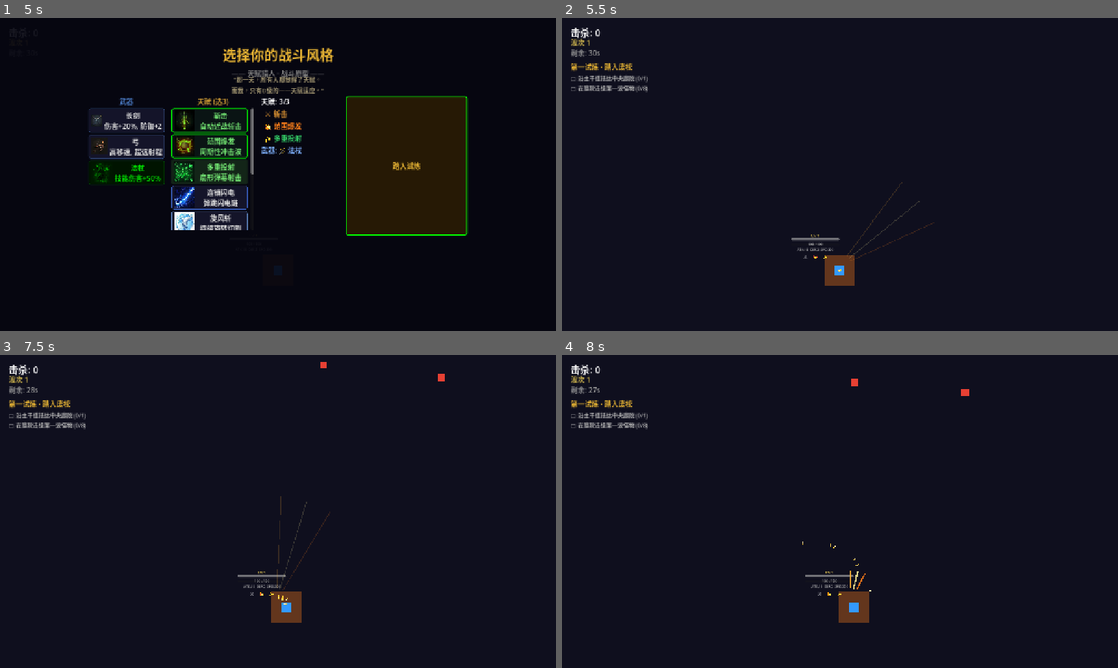
Above: before the commit, frames 1-4 (two rows, left to right).
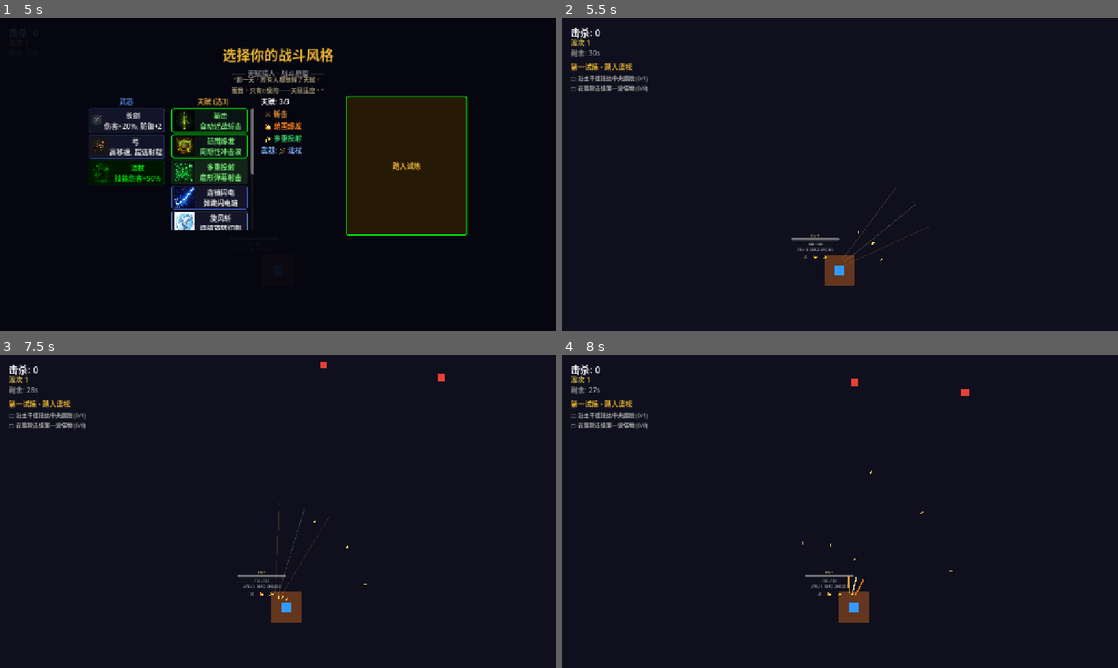
Above: after the commit, the same moments.

Repository: HenruiC/Starforge
Game: Godot game, scene res://scenes/main.tscn
Same seed, same stepped clock (60 frames per second), same inputs: the game is played once before the commit and once after it.
Inputs (mouse positions are in pixels of both pictures, inside the frame that each line leads up to):
- Up to frame 1 (5 s): click "长剑 伤害+20%, 防御+2" at 0.5 s; click "弓 高移速, 超远射程" at 1.25 s; click "法杖 技能伤害+50%" at 2 s; click "斩击 自动近战斩击" at 2.75 s; click "范围爆发 周期性冲击波" at 3.5 s; click "多重投射 扇形弹幕射击" at 4.25 s
- Up to frame 2 (5.5 s): click "踏入试炼" at 5 s
- Up to frame 3 (7.5 s): tap Enter at 5.75, 6.6, 7.25 s; move the mouse to (400, 495) at 5.77 s; hold D (move_right) 5.78-6.53 s; tap M at 5.85, 7.35 s; tap Space at 6.02, 6.5, 6.77 s; move the mouse to (166, 527) at 6.52 s; hold S (move_down) 6.53-7.28 s; move the mouse to (333, 442) at 7.27 s; hold D (move_right) from 7.28 s (still down)
- Up to frame 4 (8 s): keep holding D (move_right)

Frame 1 is identical in both runs. In frame 2, 0.2% of the frame differs, in the area x 49-67%, y 52-82%; in frame 3, 0.2%, in the area x 49-66%, y 45-80%; in frame 4, less than 0.1%.

Commit message:
fix: 全部修复 — %%转义+GameState.PLAYING+update_internals+slash VFX距离匹配

Diff:
--- a/scripts/game_manager.gd
+++ b/scripts/game_manager.gd
@@ -231,6 +231,7 @@
 	char_select_panel.visible = false
 	$"../HUDLayer".process_mode = Node.PROCESS_MODE_INHERIT
 	_is_paused = false
+	GameState.set_state(GameState.State.PLAYING)
 	player.init_skills(sel_talents.duplicate(), sel_wp)
 
 func _on_game_start(_preset: String) -> void:
--- a/scripts/skill_manager.gd
+++ b/scripts/skill_manager.gd
@@ -116,11 +116,11 @@
 		return [{"id":"atk","name":"攻击","desc":"伤害+3","icon":"⚔"}]
 	return [
 		{"id": "atk", "name": "攻击强化", "desc": "全技能伤害+3", "icon": "⚔"},
-		{"id": "spd", "name": "敏捷强化", "desc": "移速+20/全CD-8%", "icon": "👟"},
+		{"id": "spd", "name": "敏捷强化", "desc": "移速+20/CD-8%%", "icon": "👟"},
 		{"id": "def", "name": "防御强化", "desc": "DEF+2/MaxHP+25", "icon": "🛡"},
-		{"id": "skill1", "name": "%s强化" % skills[0].skill_name, "desc": "%s伤害+8/CD-10%" % skills[0].skill_name, "icon": skills[0].icon},
-		{"id": "skill2", "name": "%s强化" % skills[1].skill_name, "desc": "%s伤害+8/CD-10%" % skills[1].skill_name, "icon": skills[1].icon},
-		{"id": "skill3", "name": "%s强化" % skills[2].skill_name, "desc": "%s伤害+8/CD-10%" % skills[2].skill_name, "icon": skills[2].icon},
+		{"id": "skill1", "name": skills[0].skill_name + "强化", "desc": skills[0].skill_name + "伤害+8/CD-10%%", "icon": skills[0].icon},
+		{"id": "skill2", "name": skills[1].skill_name + "强化", "desc": skills[1].skill_name + "伤害+8/CD-10%%", "icon": skills[1].icon},
+		{"id": "skill3", "name": skills[2].skill_name + "强化", "desc": skills[2].skill_name + "伤害+8/CD-10%%", "icon": skills[2].icon},
 		{"id": "heal", "name": "生命恢复", "desc": "HP完全恢复", "icon": "❤"},
 	]
 
--- a/scripts/skills/skill_slash.gd
+++ b/scripts/skills/skill_slash.gd
@@ -46,8 +46,11 @@
 			if d < min_d: min_d = d; _target = b
 
 func _spawn_slash_vfx_dir(dir: Vector2, hit_pos: Vector2) -> void:
-	var mid := player.global_position + dir * 60
-	var angle := dir.angle(); var dist := player.global_position.distance_to(hit_pos)
+	# 特效从玩家延伸到命中点(或120距离的无命中位置)
+	var dist := player.global_position.distance_to(hit_pos)
+	if dist > 180: dist = 120.0
+	var mid := player.global_position + dir * (dist * 0.5)
+	var angle := dir.angle()
 
 	var colors := [Color(1.0, 0.95, 0.6), Color(1.0, 0.7, 0.2), Color(1.0, 0.5, 0.1)]
 	var offs := [0.0, -10.0, 10.0]
--- a/scripts/tilemap_builder.gd
+++ b/scripts/tilemap_builder.gd
@@ -86,6 +86,9 @@
 	_label(bx + bw / 2, by + bh / 2, "左楼"); _label(rx + bw / 2, ry2 + bh / 2, "右楼")
 	_label(gx, gym_y + 9, "体育馆")
 
+	# 强制刷新TileMap渲染
+	tm.update_internals()
+
 func _building(x: int, y: int, bw: int, bh: int, W: Vector2i, D: Vector2i) -> void:
 	for xx in range(x, x + bw):
 		tm.set_cell(1, Vector2i(xx, y), 1, W)
